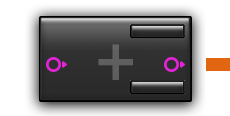
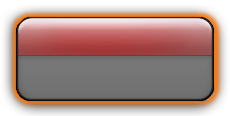
Before/after of a 230x116 layered artwork. What changed in the layer stack:
hid group "squared pins" (4 layers) over (x1=46, y1=44, x2=230, y2=80)
showed "rounded highlight" over (x1=8, y1=9, x2=223, y2=109)
renamed "squared copy 2" to "lower button", hid the group it (4 layers) over (x1=130, y1=80, x2=185, y2=94)
renamed "squared copy" to "upper button", hid the group it (4 layers) over (x1=130, y1=24, x2=185, y2=38)
hid group "squared" (4 layers) over (x1=38, y1=15, x2=192, y2=102)
added layer "rounded dropshadow" above "rounded light" over (x1=1, y1=5, x2=230, y2=116)
added group "rounded light" with 12 layers above "rounded dark" over (x1=15, y1=16, x2=215, y2=102)
added layer "innerBorder" (4th of 5, in "rounded light") in group "rounded light" over (x1=17, y1=17, x2=213, y2=100)
added layer "Border" (4th of 5, in "rounded light") in group "rounded light" over (x1=15, y1=16, x2=215, y2=102)
added group "Color" with 6 layers in group "rounded light" over (x1=15, y1=16, x2=215, y2=56)
added layer "header copy 2" (1st of 2, in "rounded light" › "Color") (overlay) in group "Color" over (x1=15, y1=16, x2=215, y2=56)
added layer "header copy" (1st of 2, in "rounded light" › "Color") (color) in group "Color" over (x1=15, y1=16, x2=215, y2=56)
added layer "header" (1st of 2, in "rounded light") (66%) in group "rounded light" over (x1=15, y1=16, x2=215, y2=56)
added layer "body" (5th of 6, in "rounded light") (72%) in group "rounded light" over (x1=15, y1=40, x2=215, y2=102)
